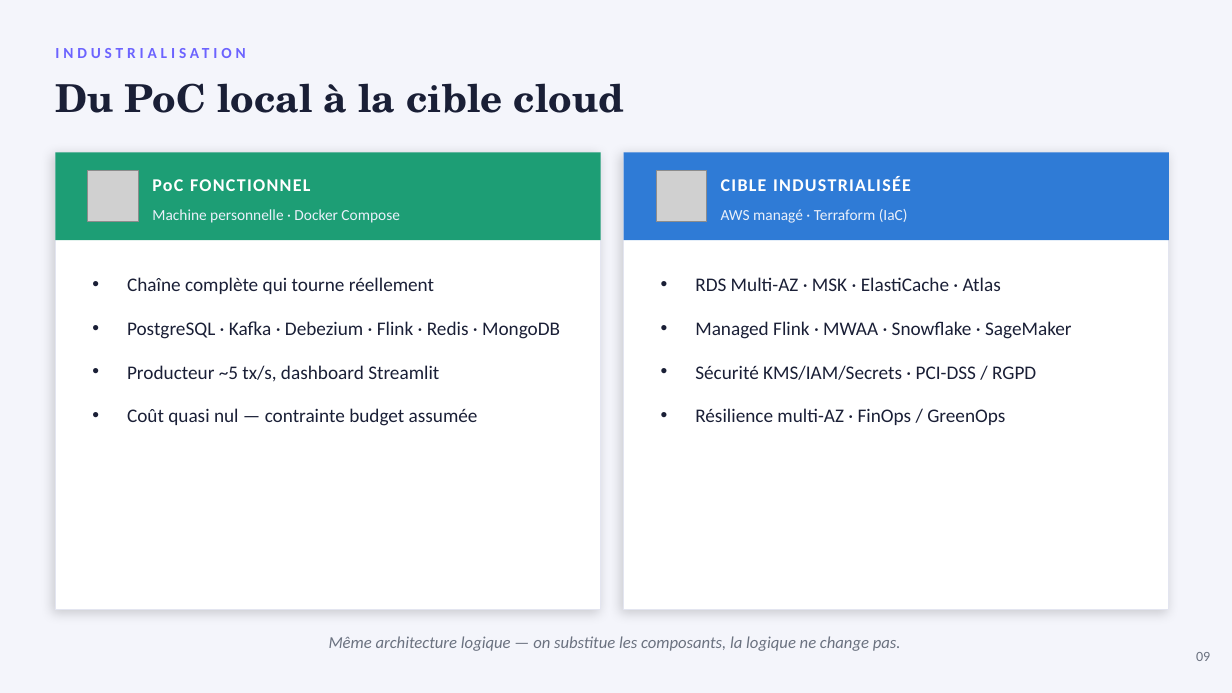
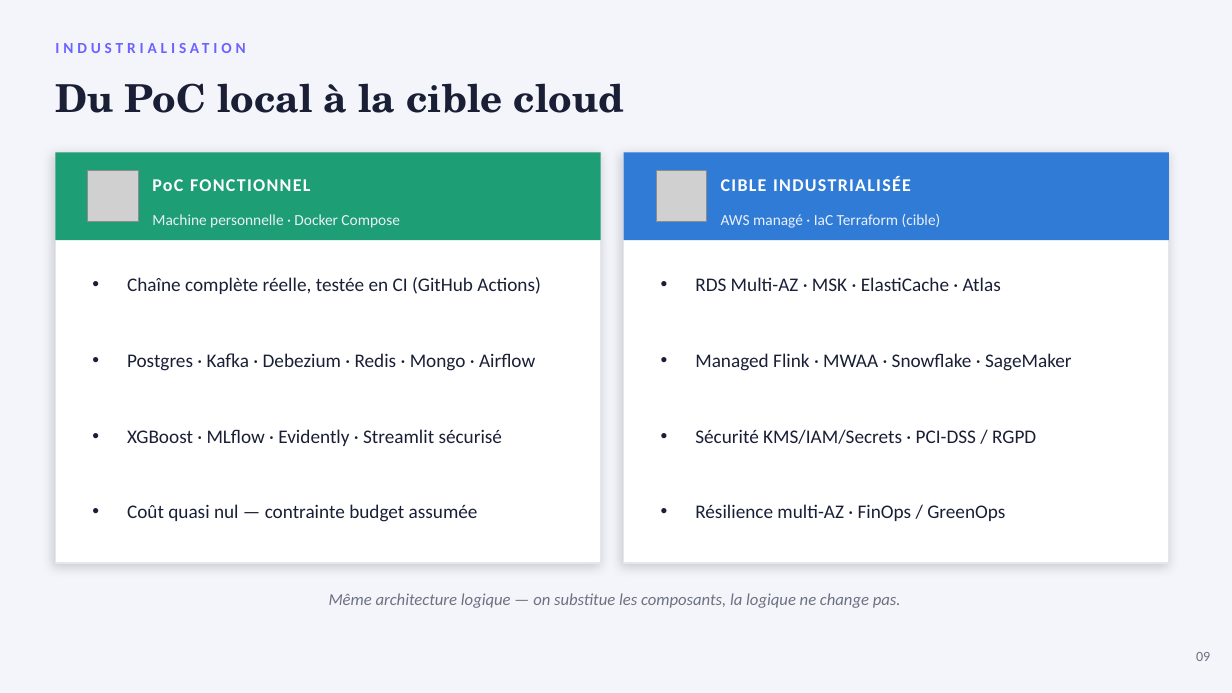
Before and after one commit to PDUCLOS/BLOC2-STRIPE, a slide deck: slide 12 of presentation/stripe_presentation_bloc2.pptx (slide 11 before the commit). Drawn at 1232x693 pixels with LibreOffice and Linux fonts; fonts in the diff are those of the drawing; grey boxes stand for pictures. Boxes give left, top, right and bottom in pixels: in the first picture for what was removed or moved away, otherwise in the second. Text is boxed around its words. In the diff, an @@ line names an element or a change of style, - is before the commit and + after.

```diff
--- a/presentation/stripe_presentation_bloc2.pptx
+++ b/presentation/stripe_presentation_bloc2.pptx
@@ text "INDUSTRIALISATION": place and size @@
-text "INDUSTRIALISATION" at [55, 39, 1165, 67]
+text "INDUSTRIALISATION" at [55, 33, 1165, 61]
@@ rectangle: place and size @@
-rectangle at [55, 152, 601, 610]
+rectangle at [55, 152, 601, 563]
@@ rectangle: place and size @@
-rectangle at [624, 152, 1169, 610]
+rectangle at [624, 152, 1169, 563]
@@ text "Machine personnelle · Docker Compose": place and size @@
-text "Machine personnelle · Docker Compose" at [152, 209, 399, 223]
+text "Machine personnelle · Docker Compose" at [152, 214, 399, 228]
@@ text at [721, 214, 941, 228]: text changed @@
-AWS managé · Terraform (IaC)
+AWS managé · IaC Terraform (cible)
@@ text at [127, 277, 541, 446]: text changed @@
-• Chaîne complète qui tourne réellement
-• PostgreSQL · Kafka · Debezium · Flink · Redis · MongoDB
-• Producteur ~5 tx/s, dashboard Streamlit
+• Chaîne complète réelle, testée en CI (GitHub Actions)
+• Postgres · Kafka · Debezium · Redis · Mongo · Airflow
+• XGBoost · MLflow · Evidently · Streamlit sécurisé
@@ text "RDS Multi-AZ · MSK · ..." at [695, 277, 1072, 521]: more space between paragraphs @@
@@ text at [127, 504, 478, 522]: more space between paragraphs @@
@@ text "Même architecture logique — on ...": place and size @@
-text "Même architecture logique — on ..." at [329, 636, 901, 651]
+text "Même architecture logique — on ..." at [329, 593, 901, 608]
```
Also in this commit, not shown: 9 other slides changed, 4 slides added, 2 slides removed, 2 other files.
